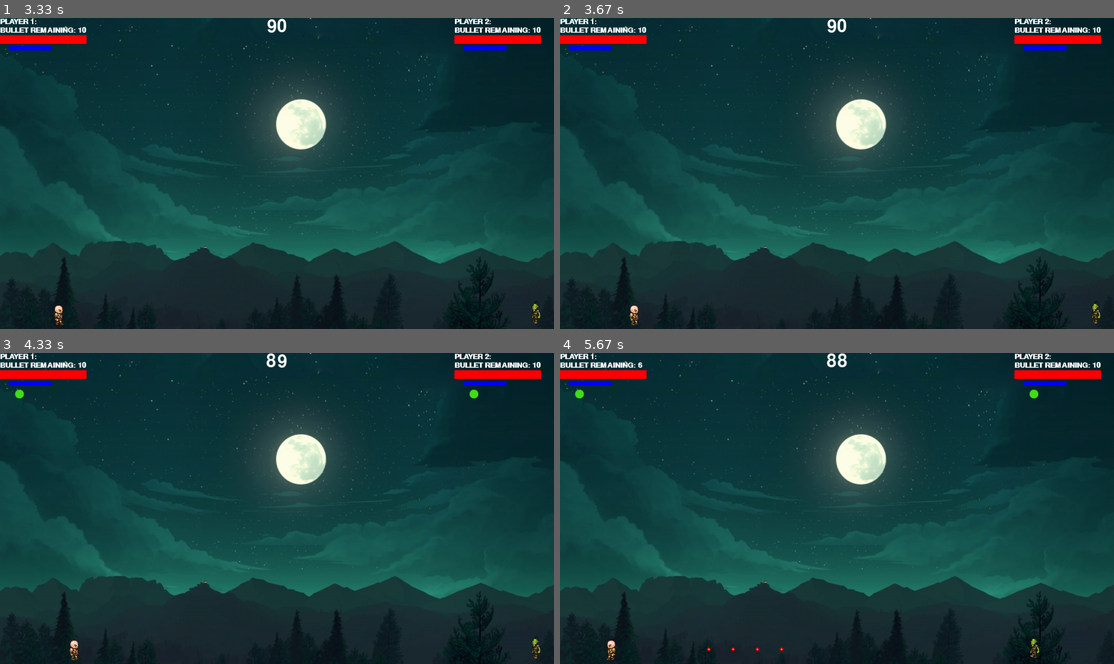
Above: before the commit, frames 1-4 (two rows, left to right).
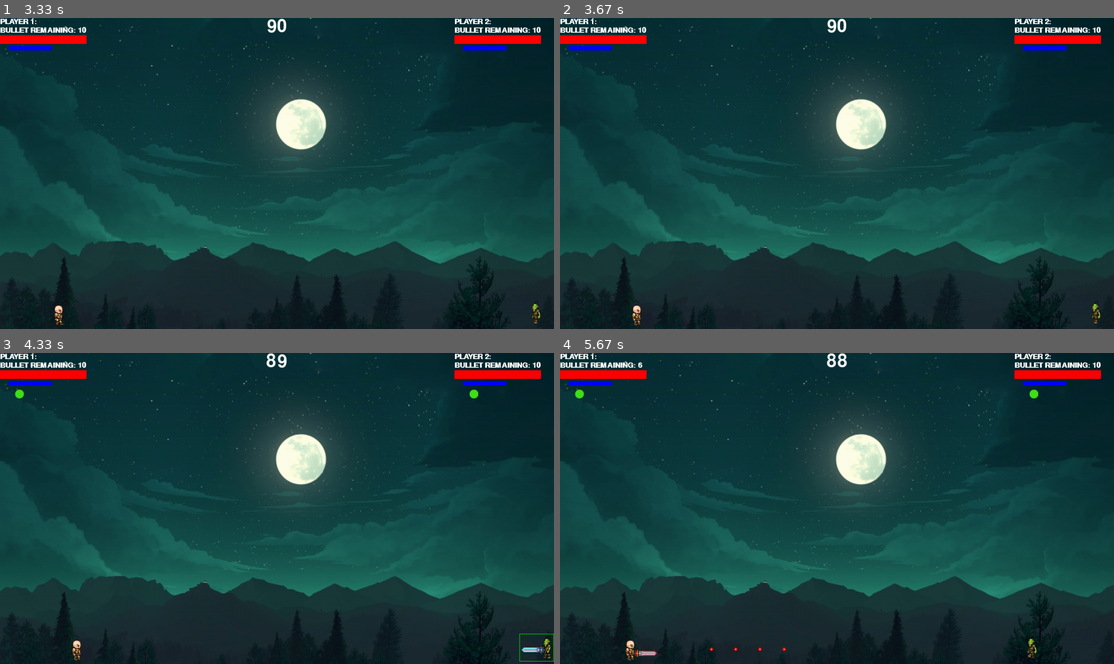
Above: after the commit, the same moments.

Repository: Ace5584/DragonBall-Combat-Game
Game: pygame game, started from Pygame/L1/main.py
Two runs of this game, one before a commit and one after it. Both use one fixed random seed, a clock stepped at 60 frames per second and the inputs below.
Inputs (mouse positions are in pixels of both pictures, inside the frame that each line leads up to):
- Up to frame 1 (3.33 s): tap W at 0.83 s; click "BULLET REMAINING: 10" at 1.72 s; hold D from 3.07 s (still down); hold Down from 3.07 s (still down); move the mouse to (288, 67) at 3.1 s
- Up to frame 2 (3.67 s): release D at 3.53 s; release Down at 3.53 s; tap E at 3.57 s
- Up to frame 3 (4.33 s): hold N from 3.9 s (still down); hold Down from 3.9 s (still down); move the mouse to (282, 539) at 3.93 s
- Up to frame 4 (5.67 s): release N at 4.37 s; release Down at 4.37 s; hold Q 4.9-5.37 s; hold Left 4.9-5.37 s; move the mouse to (981, 558) at 4.93 s; hold R from 5.4 s (still down); hold Left from 5.4 s (still down); hold A from 5.4 s (still down); move the mouse to (748, 405) at 5.43 s; tap Space at 5.47 s

Frame 1 is identical in both runs. In frame 2, 0.1% of the frame differs, in the area x 12-15%, y 92-99%; in frame 3, 0.3%; in frame 4, 0.4%, in the area x 8-87%, y 91-99%.

Commit message:
Fixed bugs but unsortted issues with stabbing with sword

Diff:
--- a/Pygame/L1/main.py
+++ b/Pygame/L1/main.py
@@ -26,20 +26,13 @@
 
 game_quit = False
 
-p1 = player.Player(50, 650, 64, 64, False, (0, 0), f'PLAYER 1:')
-p2 = player.Player(1200, 650, 64, 64, True, (1050, 0), "PLAYER 2:")
+p1 = player.Player(50, 650, 64, 64, False, (0, 0), f'PLAYER 1:', 1)
+p2 = player.Player(1200, 650, 64, 64, True, (1050, 0), "PLAYER 2:", 2)
 
 
 bg_music = pygame.mixer.music.load('sound/music.mp3')
 pygame.mixer.music.set_volume(0.5)
 pygame.mixer.music.play(-1)
-
-start_ticks = pygame.time.get_ticks()
-game_start_timer = int((pygame.time.get_ticks() - start_ticks) / 1000)
-original_time = 3
-temp_time = 0
-reset_time = True
-time_print = str()
 
 timer = pygame.USEREVENT
 pygame.time.set_timer(timer, 1000)
@@ -49,12 +42,11 @@
 pygame.time.set_timer(timer_bullet, 1000)
 bullet_timer_sec = 10
 
+start_timer = pygame.USEREVENT + 2
+pygame.time.set_timer(start_timer, 1000)
+start_timer_sec = 3
+
 while run:
-    timer_sec = 90
-    original_time = 3
-    temp_time = 0
-    reset_time = True
-    time_print = str()
     while start:
         for event in pygame.event.get():
             if event.type == pygame.QUIT:
@@ -62,23 +54,18 @@
                 game = False
                 game_quit = True
                 start = False
-        if reset_time:
-            start_ticks = pygame.time.get_ticks()
-            game_start_timer = int((pygame.time.get_ticks() - start_ticks) / 1000)
-            temp_time = game_start_timer
-            reset_time = False
-        else:
-            reset_time = False
-        if time_print != '0':
-            redraw_window.redraw_window(window, p1, p2, screen_x, timer_sec, bullet_timer_sec, True, True)
-            game_start_timer = int((pygame.time.get_ticks() - start_ticks) / 1000)
-            time_print = str(original_time - (int(game_start_timer) - temp_time))
-            start_countdown = space_font.render(time_print, 1, (255, 255, 255))
-            window.blit(start_countdown, (int(screen_x/2 - start_countdown.get_width()/2), int(screen_y/2 - start_countdown.get_height()/2)))
-            window.blit(dim_screen, (0, 0))
-            pygame.display.update()
-        else:
-            start = False
+            if event.type == start_timer:
+                if start_timer_sec > 1:
+                    start_timer_sec -= 1
+                else:
+                    pygame.time.set_timer(start_timer, 0)
+                    start = False
+                    game = True
+        redraw_window.redraw_window(window, p1, p2, screen_x, timer_sec, bullet_timer_sec, True, True)
+        start_countdown = space_font.render(str(start_timer_sec), 1, (255, 255, 255))
+        window.blit(start_countdown, (int(screen_x / 2 - start_countdown.get_width() / 2), int(screen_y / 2 - start_countdown.get_height() / 2)))
+        window.blit(dim_screen, (0, 0))
+        pygame.display.update()
 
     while game:
         pygame.time.delay(30)
--- a/Pygame/L1/player.py
+++ b/Pygame/L1/player.py
@@ -22,6 +22,15 @@
                 pygame.image.load('character/R5E.png'), pygame.image.load('character/R6E.png'),
                 pygame.image.load('character/R7E.png'), pygame.image.load('character/R8E.png')]
 
+sword_StabLeft = [pygame.image.load('sword/SL1.png'), pygame.image.load('sword/SL2.png'),
+                  pygame.image.load('sword/SL3.png'), pygame.image.load('sword/SL4.png')]
+sword_StabRight = [pygame.image.load('sword/SR1.png'), pygame.image.load('sword/SR2.png'),
+                   pygame.image.load('sword/SR3.png'), pygame.image.load('sword/SR4.png')]
+c2_sword_StabLeft = [pygame.image.load('sword/SL1E.png'), pygame.image.load('sword/SL2E.png'),
+                     pygame.image.load('sword/SL3E.png'), pygame.image.load('sword/SL4E.png')]
+c2_sword_StabRight = [pygame.image.load('sword/SR1E.png'), pygame.image.load('sword/SR2E.png'),
+                      pygame.image.load('sword/SR3E.png'), pygame.image.load('sword/SR4E.png')]
+
 blue_defend = pygame.image.load('character/blue_g.png')
 red_defend = pygame.image.load('character/red_g.png')
 
@@ -37,13 +46,18 @@
 
 
 class Player():
-    def __init__(self, x, y, width, height, left, text_location, player_name):
+    def __init__(self, x, y, width, height, left, text_location, player_name, character):
         self.health = 200
         self.shield = 100
         self.x = x  # Player coordination x
         self.y = y  # Player coordination y
-        self.sword_x = x + 15
-        self.sword_y = y - 1
+        self.character = character
+        if self.character == 1:
+            #self.x = self.x - 36
+            self.hit_box = (self.x, self.y, 100, 64)
+        elif self.character == 2:
+            #self.x = self.x - 16
+            self.hit_box = (self.x, self.y, 80, 64)
         self.default_x = x  # Original Player coordination x
         self.default_y = y  # Original Player coordination y
         self.width = width  # Player width
@@ -100,57 +114,60 @@
         self.temp3[1] += 80  # changing location of the bullet remaining text
         self.temp3[0] += 30
         self.shield_timer_location = tuple(self.temp3)  # changing temporary list into bullet count text located
+        self.stabbing = False
+        self.stab_count = 0
 
     def draw(self, win, character):
-        if self.defend:
-            self.vol = 3
-        else:
-            self.vol = 6
-
-        if character == 1:
-            if self.walking:
-                if self.defend and self.temp2[2] > 0:
-                    win.blit(red_defend, (int(self.x), int(self.y)))
-                if self.walk_count + 1 >= len(walkLeft):
-                    self.walk_count = 0
-                elif self.left:
+        if not self.stabbing:
+            if self.defend:
+                self.vol = 3
+            else:
+                self.vol = 6
+
+            if character == 1:
+                if self.walking:
                     if self.defend and self.temp2[2] > 0:
                         win.blit(red_defend, (int(self.x), int(self.y)))
-                    win.blit(walkLeft[int(round(self.walk_count // 3))], (int(self.x), int(self.y)))
-                    self.walk_count += 1
-                elif self.right:
-                    win.blit(walkRight[int(round(self.walk_count // 3))], (int(self.x), int(self.y)))
-                    self.walk_count += 1
-            else:
-                if self.defend and self.temp2[2] > 0:
-                    win.blit(red_defend, (int(self.x), int(self.y)))
-                if self.left:
-                    win.blit(walkLeft[0], (int(self.x), int(self.y)))
+                    if self.walk_count + 1 >= len(walkLeft):
+                        self.walk_count = 0
+                    elif self.left:
+                        if self.defend and self.temp2[2] > 0:
+                            win.blit(red_defend, (int(self.x), int(self.y)))
+                        win.blit(walkLeft[int(round(self.walk_count // 3))], (int(self.x), int(self.y)))
+                        self.walk_count += 1
+                    elif self.right:
+                        win.blit(walkRight[int(round(self.walk_count // 3))], (int(self.x), int(self.y)))
+                        self.walk_count += 1
                 else:
-                    win.blit(walkRight[0], (int(self.x), int(self.y)))
-            self.hit_box = (self.x + 17, self.y + 11, 29, 52)
-            # pygame.draw.rect(window, (255, 0, 0), self.hit_box, 2)
-        if character == 2:
-            if self.walking:
-                if self.defend and self.temp2[2] > 0:
-                    win.blit(blue_defend, (int(self.x), int(self.y)))
-                if self.walk_count + 1 >= len(c2_walkLeft):
-                    self.walk_count = 0
-                elif self.left:
-                    win.blit(c2_walkLeft[round(self.walk_count // 3)], (int(self.x), int(self.y)))
-                    self.walk_count += 1
-                elif self.right:
-                    win.blit(c2_walkRight[round(self.walk_count // 3)], (int(self.x), int(self.y)))
-                    self.walk_count += 1
-            else:
-                if self.defend and self.temp2[2] > 0:
-                    win.blit(blue_defend, (int(self.x), int(self.y)))
-                if self.left:
-                    win.blit(c2_walkLeft[0], (int(self.x), int(self.y)))
+                    if self.defend and self.temp2[2] > 0:
+                        win.blit(red_defend, (int(self.x), int(self.y)))
+                    if self.left:
+                        win.blit(walkLeft[0], (int(self.x), int(self.y)))
+                    else:
+                        win.blit(walkRight[0], (int(self.x), int(self.y)))
+                self.hit_box = (self.x + 17, self.y + 11, 29, 52)
+                # pygame.draw.rect(window, (255, 0, 0), self.hit_box, 2)
+            if character == 2:
+                if self.walking:
+                    if self.defend and self.temp2[2] > 0:
+                        win.blit(blue_defend, (int(self.x), int(self.y)))
+                    if self.walk_count + 1 >= len(c2_walkLeft):
+                        self.walk_count = 0
+                    elif self.left:
+                        win.blit(c2_walkLeft[round(self.walk_count // 3)], (int(self.x), int(self.y)))
+                        self.walk_count += 1
+                    elif self.right:
+                        win.blit(c2_walkRight[round(self.walk_count // 3)], (int(self.x), int(self.y)))
+                        self.walk_count += 1
                 else:
-                    win.blit(c2_walkRight[0], (int(self.x), int(self.y)))
-            self.hit_box = (self.x + 17, self.y + 2, 31, 57)
-            # pygame.draw.rect(window, (255, 0, 0), self.hit_box, 2)
+                    if self.defend and self.temp2[2] > 0:
+                        win.blit(blue_defend, (int(self.x), int(self.y)))
+                    if self.left:
+                        win.blit(c2_walkLeft[0], (int(self.x), int(self.y)))
+                    else:
+                        win.blit(c2_walkRight[0], (int(self.x), int(self.y)))
+                self.hit_box = (self.x + 17, self.y + 2, 31, 57)
+                # pygame.draw.rect(window, (255, 0, 0), self.hit_box, 2)
 
     def freeze(self, win, character):
         if character == 1:
@@ -245,6 +262,7 @@
             key_up = keys[pygame.K_w]
             key_down = keys[pygame.K_s]
             key_defend = keys[pygame.K_e]
+            key_stab = keys[pygame.K_r]
         else:
             key_shoot = keys[pygame.K_SPACE]
             key_left = keys[pygame.K_LEFT]
@@ -252,6 +270,7 @@
             key_up = keys[pygame.K_UP]
             key_down = keys[pygame.K_DOWN]
             key_defend = keys[pygame.K_m]
+            key_stab = keys[pygame.K_n]
         if self.bullet_delay == 0:
             if key_shoot:
                 if self.bullet_count > 0:
@@ -267,12 +286,12 @@
                                                                 (255, 255, 255))
                     shoot_sound.play()
 
-        if key_left and self.x > self.vol:
+        if key_left and self.x > self.vol and not key_stab:
             self.x -= self.vol
             self.left = True
             self.right = False
             self.walking = True
-        elif key_right and self.x < screen_x - self.vol - self.width:
+        elif key_right and self.x < screen_x - self.vol - self.width and not key_stab:
             self.x += self.vol
             self.left = False
             self.right = True
@@ -309,6 +328,46 @@
         else:
             # print("FALSE")
             self.defend = False
+        if key_stab:
+            self.walking = False
+            self.stabbing = True
+        else:
+            self.stabbing = False
+
+    def attack(self, enemy, window):
+        if self.stabbing:
+            if self.character == 1:
+                if self.stab_count + 1 >= len(sword_StabLeft):
+                    self.stab_count = 0
+                if self.left:
+                    #self.x = self.x - 36
+                    window.blit(sword_StabLeft[round(self.stab_count//3)], (int(self.x), int(self.y)))
+                    #pygame.draw.rect(window, (0, 255, 0), self.hit_box, 1)
+                    self.stab_count += 1
+                elif self.right:
+                    #self.x = self.x + 36
+                    window.blit(sword_StabRight[round(self.stab_count//3)], (int(self.x), int(self.y)))
+                    #pygame.draw.rect(window, (0, 255, 0), self.hit_box, 1)
+                    self.stab_count += 1
+                self.hit_box = (self.x, self.y, 80, 64)
+            elif self.character == 2:
+                if self.stab_count + 1 >= len(sword_StabLeft):
+                    self.stab_count = 0
+                if self.left:
+                    window.blit(c2_sword_StabLeft[round(self.stab_count//3)], (int(self.x), int(self.y)))
+                    pygame.draw.rect(window, (0, 255, 0), self.hit_box, 1)
+                    self.stab_count += 1
+                    #self.x = self.x + 16
+                elif self.right:
+                    window.blit(c2_sword_StabRight[round(self.stab_count//3)], (int(self.x), int(self.y)))
+                    #pygame.draw.rect(window, (0, 255, 0), self.hit_box, 1)
+                    self.stab_count += 1
+                    #self.x = self.x - 16
+                self.hit_box = (self.x, self.y, 80, 64)
+
+            if enemy.hit_box[1] > self.hit_box[1] and enemy.hit_box[1] < self.hit_box[1] + self.hit_box[3]:
+                if enemy.hit_box[0] > self.hit_box[0] and enemy.hit_box[0] < self.hit_box[0] + self.hit_box[2]:
+                    print("HIT")
 
     def is_dead(self):
         return self.die
--- a/Pygame/L1/redraw_window.py
+++ b/Pygame/L1/redraw_window.py
@@ -47,6 +47,8 @@
         window.blit(text, (screen_x / 2 - text.get_width() / 2, 0))
         player1.draw(window, 1)
         player2.draw(window, 2)
+        player1.attack(player2, window)
+        player2.attack(player1, window)
         pygame.display.update()
     else:
         if start_screen:
--- a/Pygame/L1/sword.py
+++ b/Pygame/L1/sword.py
@@ -1,25 +1,22 @@
 import pygame
 
-sword_StabLeft = [pygame.image.load('sword/SL1.png'), pygame.image.load('sword/SL2.png'),
-                  pygame.image.load('sword/SL3.png'), pygame.image.load('sword/SL4.png')]
-sword_StabRight = [pygame.image.load('sword/SR1.png'), pygame.image.load('sword/SR2.png'),
-                   pygame.image.load('sword/SR3.png'), pygame.image.load('sword/SR4.png')]
-c2_sword_StabLeft = [pygame.image.load('sword/SL1E.png'), pygame.image.load('sword/SL2E.png'),
-                     pygame.image.load('sword/SL3E.png'), pygame.image.load('sword/SL4E.png')]
-c2_sword_StabRight = [pygame.image.load('sword/SR1E.png'), pygame.image.load('sword/SR2E.png'),
-                      pygame.image.load('sword/SR3E.png'), pygame.image.load('sword/SR4E.png')]
+
+
+pygame.init()
+
 
 class sword:
-    def __init__(self, x, y, character, win):
+    def __init__(self, x, y, character):
         self.x = x
         self.y = y
-        self.hit_box = (self.x, self.y, 99, 60)
         self.character = character
-        self.win = win
-
-
-    def attack(self, player, enemy):
         if self.character == 1:
-            if enemy.hit_box[1] > self.hit_box[1]:
-                #if enemy.hit_box[0]
-                None
+            #self.x = self.x - 36
+            self.hit_box = (self.x, self.y, 100, 64)
+        elif self.character == 2:
+            #self.x = self.x - 16
+            self.hit_box = (self.x, self.y, 80, 64)
+        self.stab_count = 0
+        self.sword_timer_sec = 2
+        self.sword_timer = pygame.USEREVENT + 3
+        pygame.time.set_timer(self.sword_timer, 1000)
--- /dev/null
+++ b/Pygame/L1/timer_count.txt
@@ -0,0 +1,4 @@
+timer = pygame.USEREVENT
+timer_bullet = pygame.USEREVENT + 1
+start_timer = pygame.USEREVENT + 2
+self.sword_timer = pygame.USEREVENT + 3
Renamed: Pygame/L1/sword/standing.png -> Pygame/L1/character/standing.png
Not shown, changed: Pygame/L1/notes.txt
Binary file changed: Pygame/L1/sword/SR1.png
Binary file changed: Pygame/L1/sword/SR1E.png
Binary file changed: Pygame/L1/sword/SR2.png
Binary file changed: Pygame/L1/sword/SR2E.png
Binary file changed: Pygame/L1/sword/SR3.png
Binary file changed: Pygame/L1/sword/SR3E.png
Binary file changed: Pygame/L1/sword/SR4.png
Binary file changed: Pygame/L1/sword/SR4E.png
